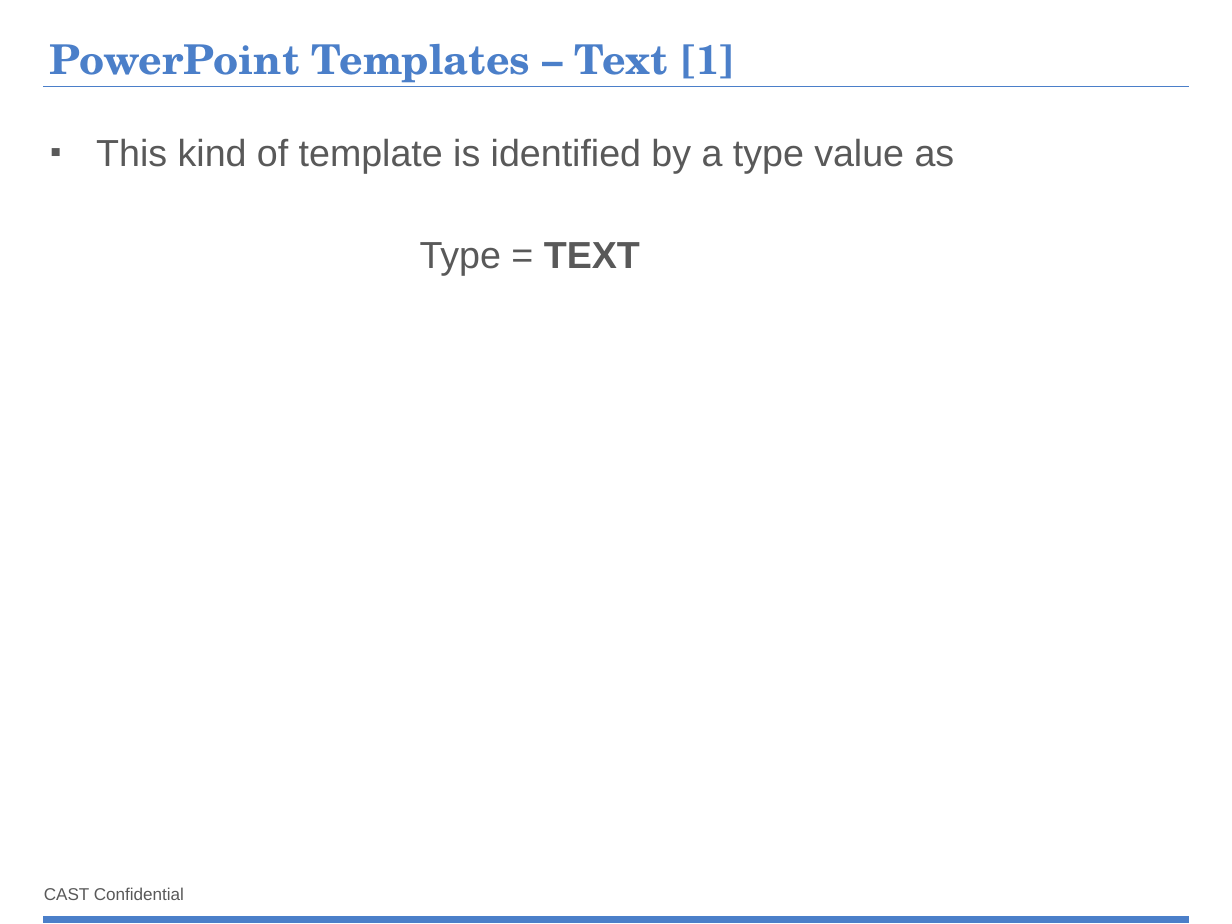
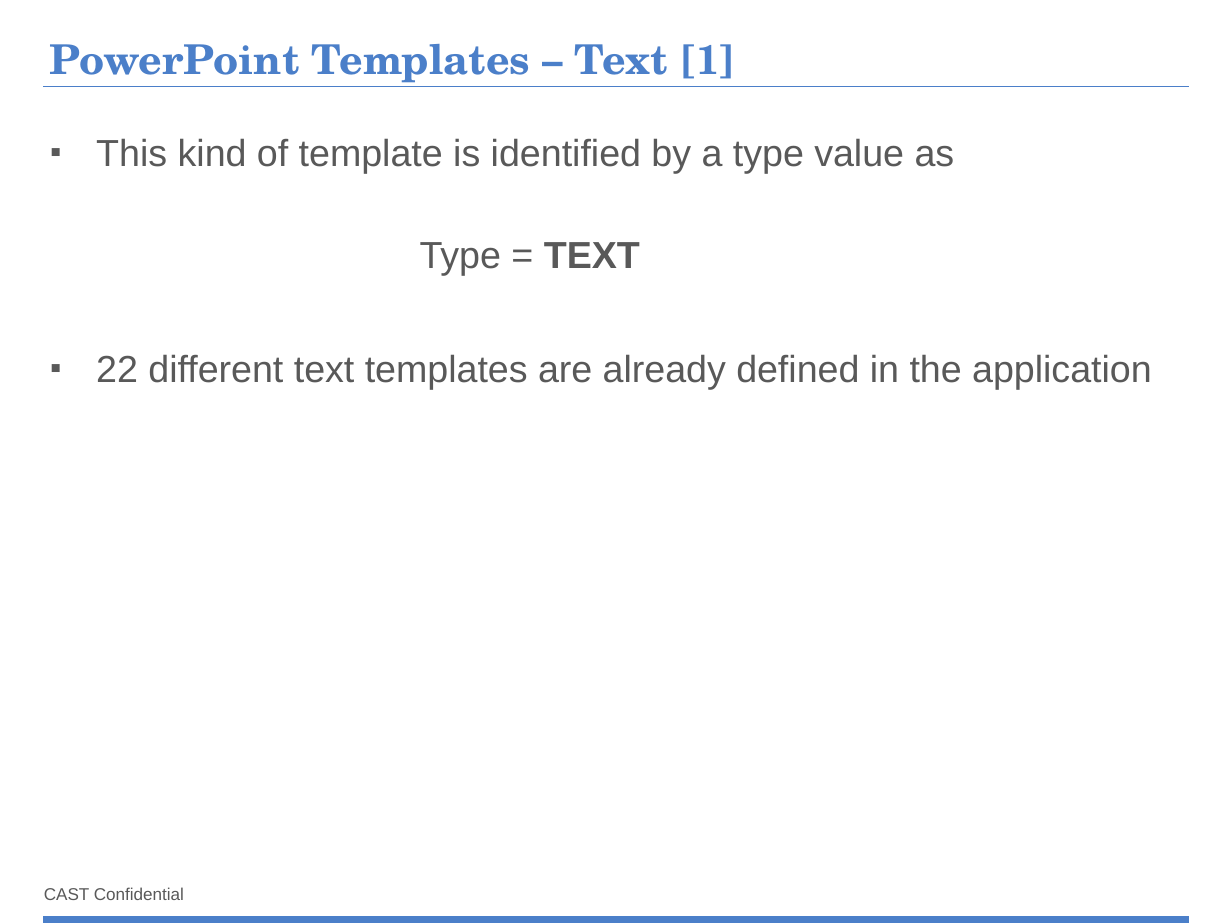
Before and after one commit to CAST-projects/ReportGenerator, a slide deck: slide 9 of CastReporting.Reporting/TemplatesFiles/1- Powerpoint-components-library.pptx. Drawn at 1232x924 pixels with LibreOffice and Linux fonts; fonts in the diff are those of the drawing; background and template pictures are left out. Boxes give left, top, right and bottom in pixels: in the first picture for what was removed or moved away, otherwise in the second. Text is boxed around its words. In the diff, an @@ line names an element or a change of style, - is before the commit and + after.

Commit message:
REPORTGEN-187 : fix ppt templates

```diff
--- a/CastReporting.Reporting/TemplatesFiles/1- Powerpoint-components-library.pptx
+++ b/CastReporting.Reporting/TemplatesFiles/1- Powerpoint-components-library.pptx
@@ text at (96, 354, 1152, 390): paragraph added @@
+▪ 22 different text templates are already defined in the application
```
Also in this commit, not shown: 6 other slides changed, 47 slides added, 7 slides removed, 1 other file.
